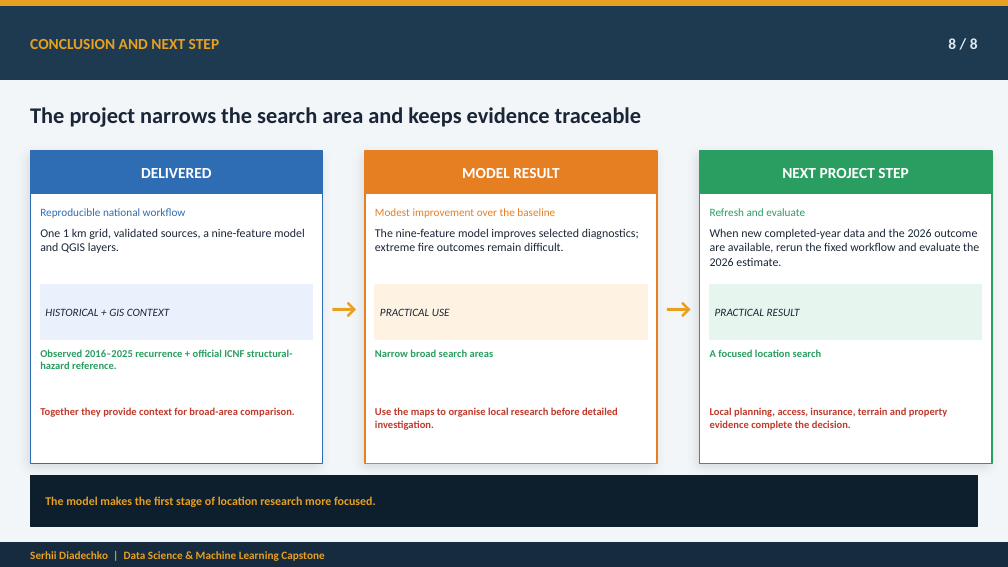
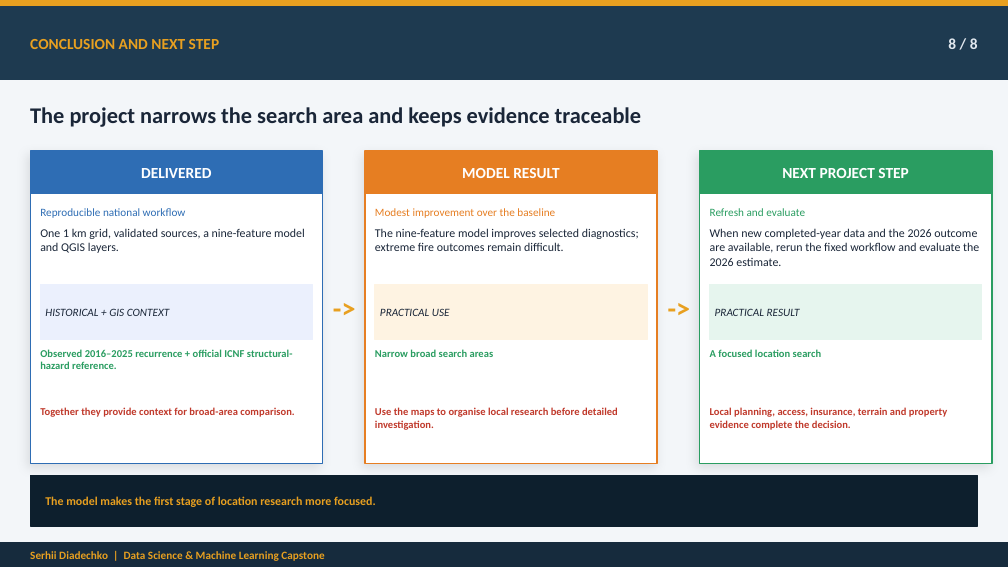
Before and after one commit to serhii-diadechko-git/wildfire_property_screening_portugal, a slide deck: slide 8 of reports/presentation/wildfire_exposure_screening_capstone_final.pptx. Drawn at 1008x567 pixels with LibreOffice and Linux fonts; fonts in the diff are those of the drawing. Boxes give left, top, right and bottom in pixels: in the first picture for what was removed or moved away, otherwise in the second. Text is boxed around its words. In the diff, an @@ line names an element or a change of style, - is before the commit and + after.

```diff
--- a/reports/presentation/wildfire_exposure_screening_capstone_final.pptx
+++ b/reports/presentation/wildfire_exposure_screening_capstone_final.pptx
@@ text at [327, 282, 362, 333]: text changed @@
-→
+->
@@ text at [661, 282, 697, 333]: text changed @@
-→
+->
```
Also in this commit, not shown: 3 other slides changed.
